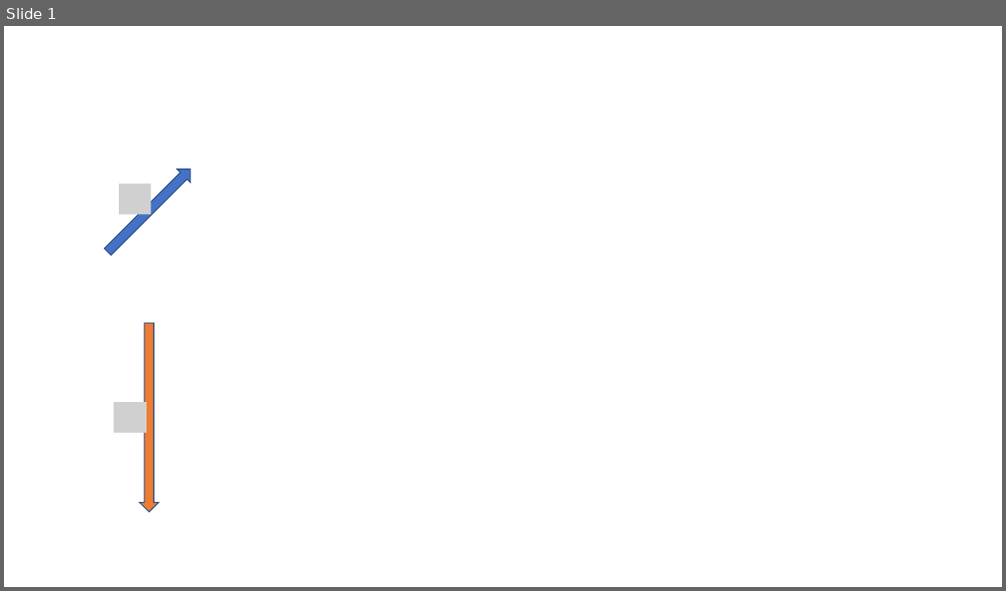
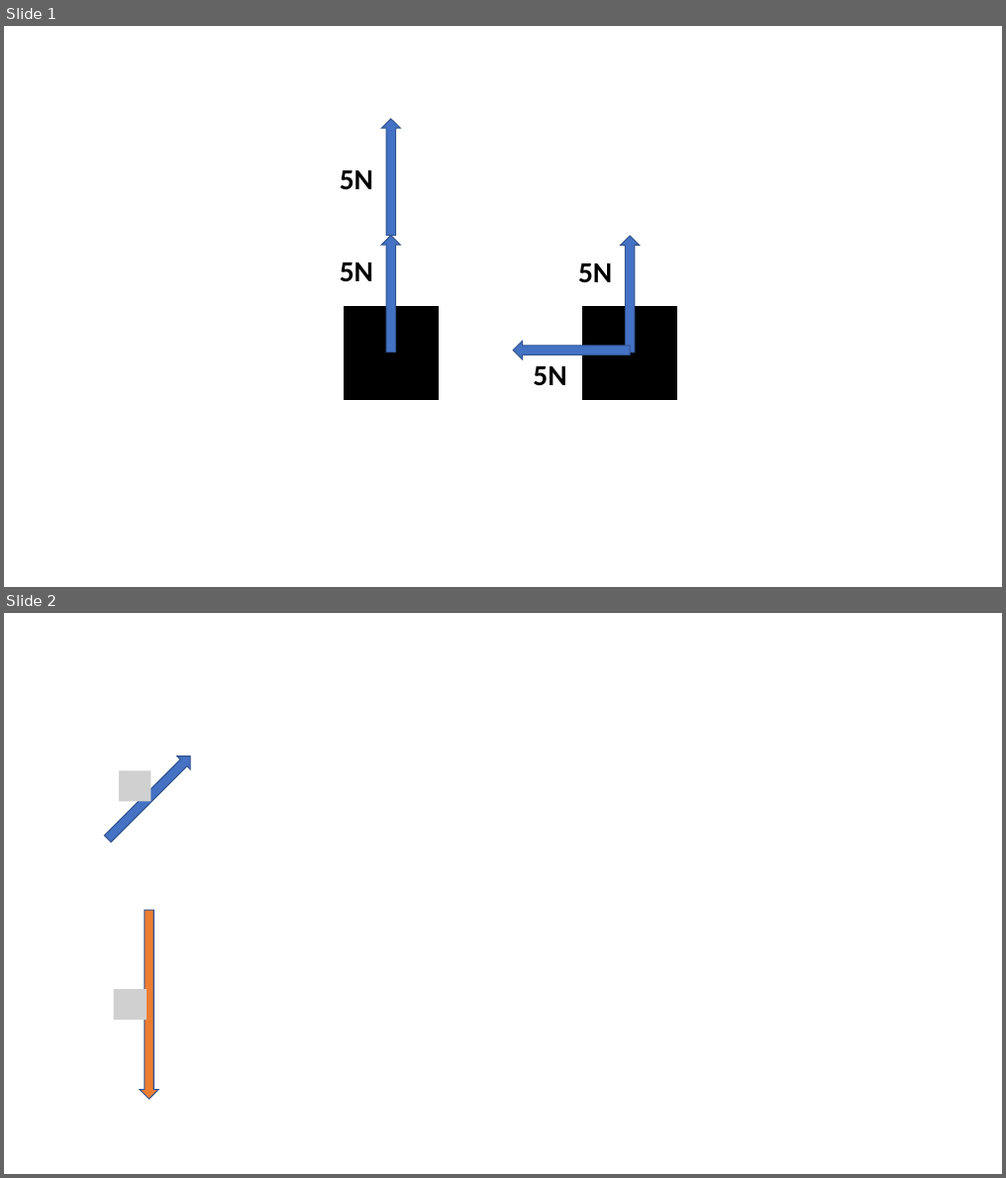
Before and after one commit to finnito/Science, a slide deck: content/12phy/as91171/assets/figures.pptx. Shown one above the other, each under a label of ours: slide 1 before the commit, slides 1 and 2 after it. The pictures are 1006x591 and 1006x1178 pixels, drawn with LibreOffice and Linux fonts; fonts in the diff are those of the drawing; grey boxes stand for pictures. Boxes give left, top, right and bottom in pixels: in the first picture for what was removed or moved away, otherwise in the second. Text is boxed around its words. In the diff, an @@ line names an element or a change of style, - is before the commit and + after.

```diff
--- a/content/12phy/as91171/assets/figures.pptx
+++ b/content/12phy/as91171/assets/figures.pptx
@@ slide 1 added at (4,26,1002,587), background #FFFFFF @@
@@ up arrow added at (381,119,400,236), fill #4472C4, outline #325491 1 pt @@
@@ text added at (340,171,373,190), 28 pt, text #000000, bold @@
+5N
@@ text added at (340,263,373,282), 28 pt, text #000000, bold @@
+5N
@@ up arrow added at (381,236,400,353), fill #4472C4, outline #325491 1 pt @@
@@ up arrow added at (621,236,640,353), fill #4472C4, outline #325491 1 pt @@
@@ text added at (578,264,612,283), 28 pt, text #000000, bold @@
+5N
@@ rectangle added at (344,306,438,399), fill #000000, outline #000000 1 pt @@
@@ rectangle added at (583,307,677,400), fill #000000, outline #000000 1 pt @@
@@ up arrow added at (514,341,631,360), fill #4472C4, outline #325491 1 pt @@
@@ text added at (533,367,566,386), 28 pt, text #000000, bold @@
+5N
@@ what was slide 1 is now slide 2 @@
```
Also in this commit, not shown: 3 other files.
